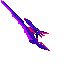
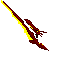
Two versions of the same layered image (64px x 64px). Layer-by-layer changes:
painted on "Calque #2" over [37, 31, 43, 45]
"Calque #4": blend color → overlay, painted on it over [24, 18, 50, 51]
added layer "Copie de Copie de Calque" (overlay) in group "Groupe de calques" over [3, 1, 49, 51]
added layer "Copie de Copie de Copie de Calque" (overlay) in group "Groupe de calques" over [3, 1, 49, 51]
"Calque": opacity 100% → 55%, painted on it over [3, 1, 49, 51]
added layer "Calque #6" (overlay) in group "Groupe de calques" over [1, 0, 43, 45]
"Calque #5": blend hue → lch color, painted on it over [1, 0, 43, 45]
